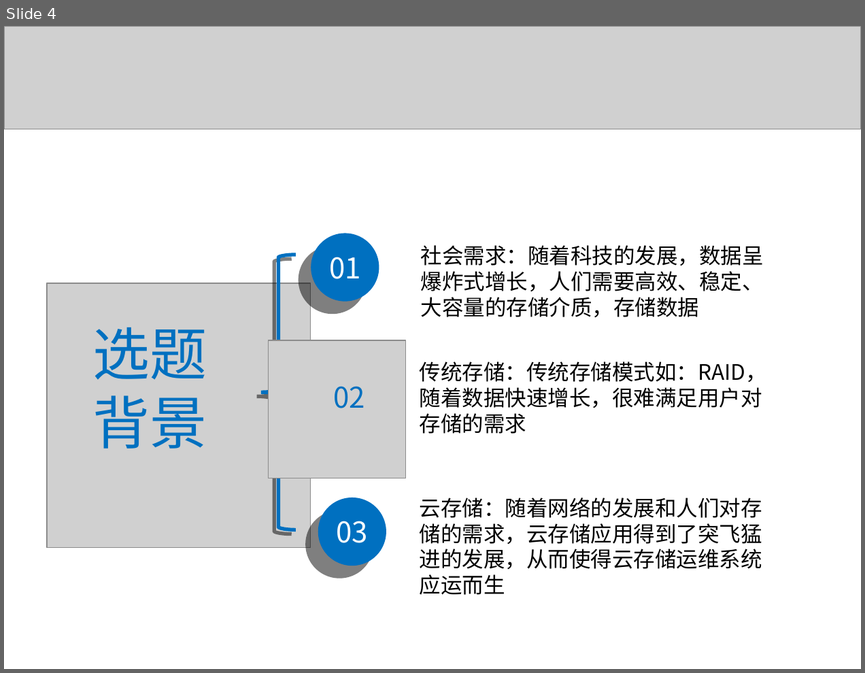
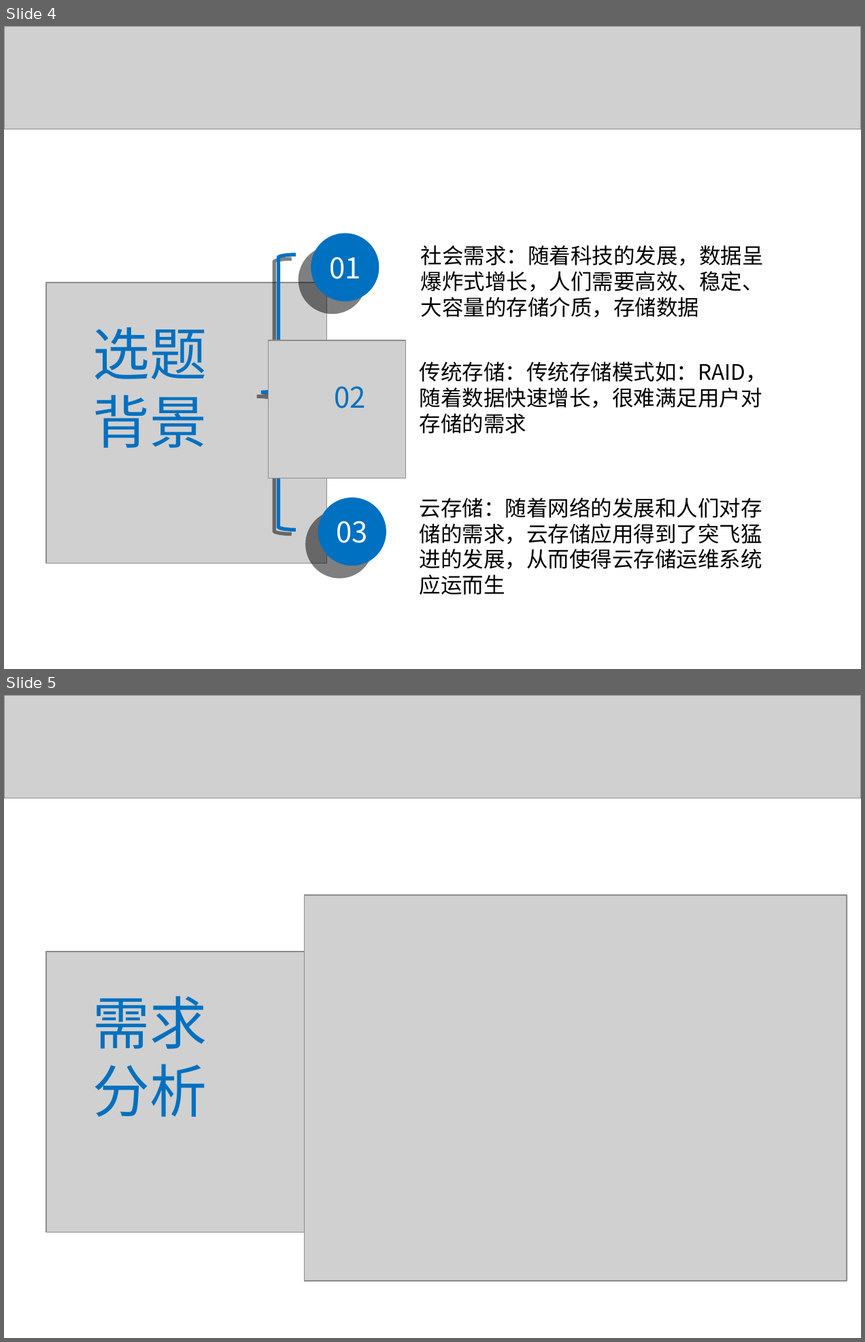
Before and after one commit to liaoliaoanxiao/mediumRepy, a slide deck: 论文/SA14226355孙君伟答辩.ppt. Shown one above the other, each under a label of ours: slide 4 before the commit, slides 4 and 5 after it. The pictures are 865x673 and 865x1342 pixels, drawn with LibreOffice and Linux fonts; fonts in the diff are those of the drawing; grey boxes stand for pictures. Boxes give left, top, right and bottom in pixels: in the first picture for what was removed or moved away, otherwise in the second. Text is boxed around its words. In the diff, an @@ line names an element or a change of style, - is before the commit and + after.

```diff
--- a/论文/SA14226355孙君伟答辩.ppt
+++ b/论文/SA14226355孙君伟答辩.ppt
@@ slide 5 added at (x1=4, y1=695, x2=861, y2=1338), background #FFFFFF @@
@@ picture added at (x1=4, y1=695, x2=861, y2=798) @@
@@ picture added at (x1=305, y1=895, x2=847, y2=1280) @@
@@ picture added at (x1=46, y1=951, x2=326, y2=1232) @@
@@ text added at (x1=93, y1=996, x2=207, y2=1117), 48 pt, text #0070C0 @@
+需求
+分析
@@ slide 4 changed as well @@
@@ picture resized from (x1=47, y1=283, x2=311, y2=547) to (x1=46, y1=282, x2=326, y2=563) @@
```
Also in this commit, not shown: 16 other slides changed, 1 other slide added, 4 slides removed, 1 other file.
